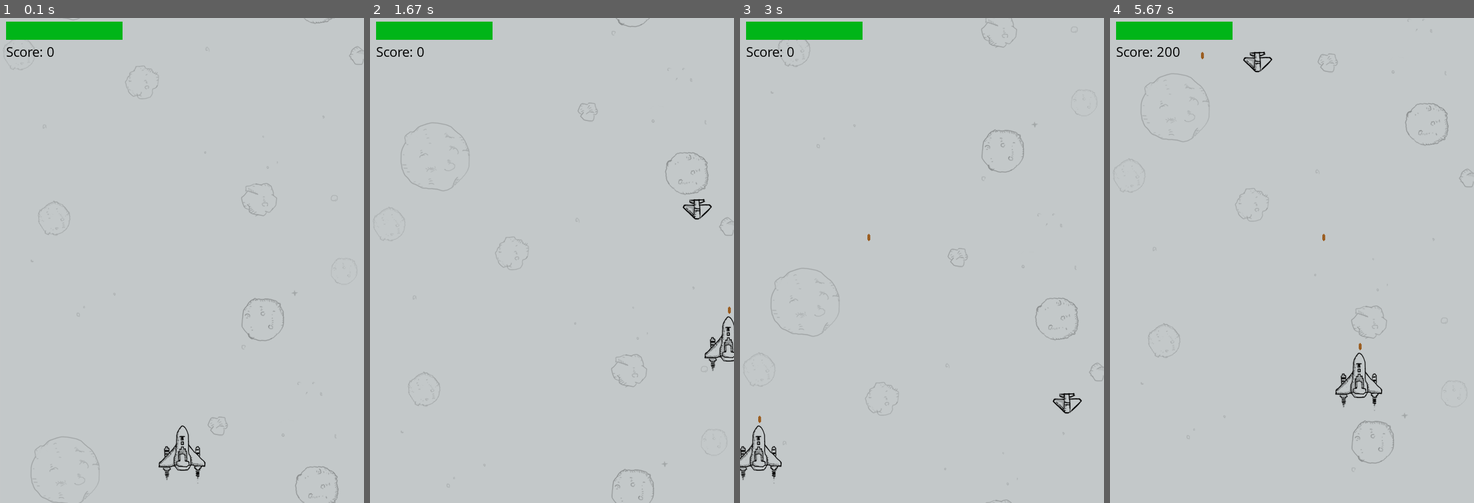
Above: before the commit, frames 1-4 (left to right).
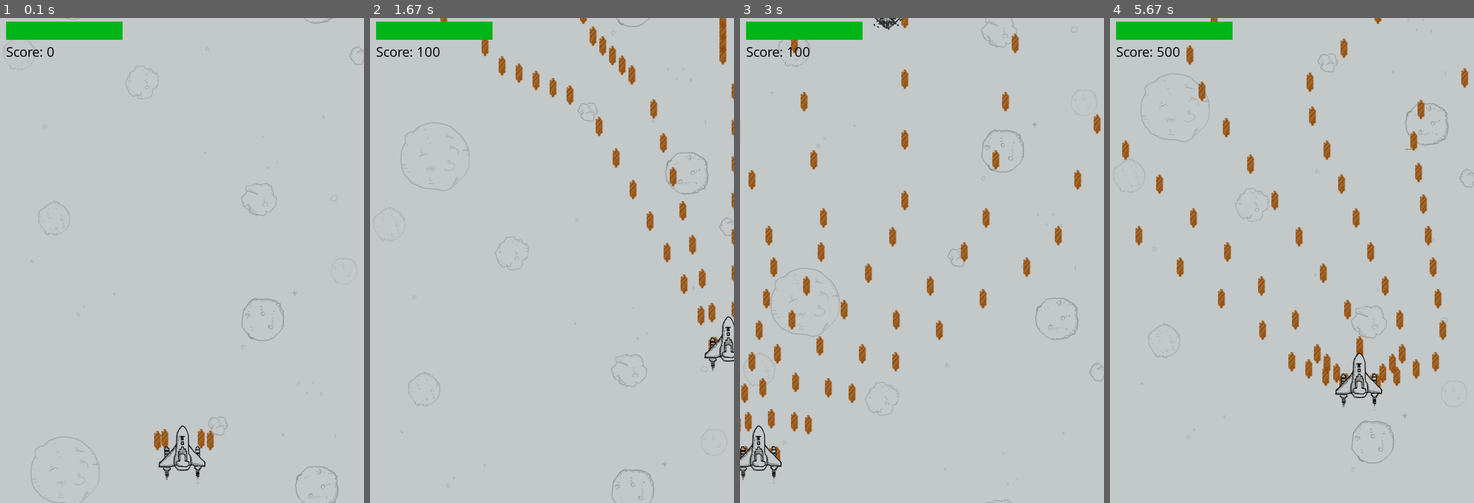
Above: after the commit, the same moments.

Repository: JosephLiu164/My_Pygame
Game: pygame game, started from main.py
Two runs of this game, one before a commit and one after it. Both use one fixed random seed, a clock stepped at 60 frames per second and the inputs below.
Inputs:
- Up to frame 1 (0.1 s): no input
- Up to frame 2 (1.67 s): hold Right 0.33-0.8 s; hold Up 0.83-1.13 s; hold Right 1.17-1.63 s
- Up to frame 3 (3 s): hold Left 1.67-2.2 s; hold Down 2.23-2.53 s; hold Left 2.57-2.97 s
- Up to frame 4 (5.67 s): hold Up 3-3.37 s; hold Right 3.4-4.03 s; hold Down 4.07-4.43 s; hold Left 4.47-4.93 s; hold Right 4.97-5.43 s; hold Up from 5.47 s (still down)

The runs differ from the first frame. In frame 1, 0.3% of the frame differs, in the area x 42-59%, y 84-90%; in frame 2, 2.3%; in frame 3, 3.5%; in frame 4, 3.7%, in the area x 3-99%, y 0-78%.

Commit message:
1. Added the supply of life recovering

Diff:
--- a/bullet.py
+++ b/bullet.py
@@ -33,7 +33,6 @@
 
 # =============enemy bullets==============
 class EnemyBullet1(pygame.sprite.Sprite, Bullet):
-    shooting_interval = 100
 
     def __init__(self):
         pygame.sprite.Sprite.__init__(self)
@@ -46,7 +45,6 @@
 
 # =============enemy bullets================
 class EnemyBullet2(pygame.sprite.Sprite, Bullet):
-    shooting_interval = 100
 
     def __init__(self):
         pygame.sprite.Sprite.__init__(self)
--- a/enemy.py
+++ b/enemy.py
@@ -14,10 +14,10 @@
         else:
             self.reset()
 
-
 # ====================Define the small enemy plane behaviors====================
 class SmallEnemy(pygame.sprite.Sprite, Enemy):  # Inheriting from Sprite class
-    energy = 1
+    initial_energy = 1
+    upgraded_energy = 1
 
     def __init__(self, bg_size):
         pygame.sprite.Sprite.__init__(self)
@@ -36,7 +36,7 @@
         # Define the initializing position
         # ensuring that the enemy plane won't appear in the very beginning
 
-        self.energy = SmallEnemy.energy
+        self.energy = SmallEnemy.initial_energy
         self.crashing_power = 30 # The damage cause to my plane when it is hit by my plane directly
         self.destroy_score = 100
         self.hit = False
@@ -48,11 +48,12 @@
                                          randint(-800, 0))  # The spot where the plane appears
         self.active = True  # Reset the alive status. The same for the rest.
         self.hit = False
-        self.energy = SmallEnemy.energy
+        self.energy = SmallEnemy.upgraded_energy
 
 
 class SmallEnemy2(pygame.sprite.Sprite, Enemy):
-    energy = 1
+    initial_energy = 1
+    upgraded_energy = 1
 
     def position(self):
         horizontal_distance = randint(400, 800)
@@ -78,7 +79,7 @@
         # Define the initializing position
         # ensuring that the enemy plane won't appear in the very beginning
 
-        self.energy = SmallEnemy2.energy
+        self.energy = SmallEnemy2.initial_energy
         self.crashing_power = 45
         self.destroy_score = 200
         self.hit = False
@@ -90,13 +91,16 @@
             self.init_position_left, self.init_position_top = self.position()
         self.active = True  # Reset the alive status. The same for the rest.
         self.hit = False
-        self.energy = SmallEnemy2.energy
+        self.energy = SmallEnemy.upgraded_energy
 
 
 # ====================Define the mid enemy behaviors====================
 class MidEnemy(pygame.sprite.Sprite, Enemy):
-    energy = 5
     shooting_time_index = 0
+    initial_shooting_interval = 100
+    upgraded_shooting_interval = 100
+    initial_energy = 5
+    upgraded_energy = 5
 
     def __init__(self, bg_size):
         pygame.sprite.Sprite.__init__(self)
@@ -113,11 +117,12 @@
         self.speed = 2  # Slower than the small size enemy
         self.rect.left, self.rect.top = (randint(0, self.bg_width - self.rect.width),
                                          randint(-1400, -600))  # The spot where the plane appears
-        self.energy = MidEnemy.energy
         self.supply = self.generate_supply()
         self.bullet = bullet.EnemyBullet1
         self.crashing_power = 60
         self.destroy_score = 700
+        self.energy = MidEnemy.initial_energy
+        self.shooting_interval = MidEnemy.initial_shooting_interval
         self.active = True
         self.hit = False
 
@@ -127,7 +132,8 @@
 
         self.active = True
         self.hit = False
-        self.energy = MidEnemy.energy
+        self.energy = MidEnemy.upgraded_energy
+        self.shooting_interval = MidEnemy.upgraded_shooting_interval
 
     def generate_supply(self):  # middle enemy has several bullet supplies when generated
         random_supply = randint(0, 100)
@@ -141,8 +147,11 @@
 
 # ====================Define the big enemy behaviors====================
 class BigEnemy(pygame.sprite.Sprite, Enemy):
-    energy = 10
     shooting_time_index = 0
+    initial_shooting_interval = 100
+    upgraded_shooting_interval = 100
+    initial_energy = 10
+    upgraded_energy = 10
 
     def __init__(self, bg_size):
         pygame.sprite.Sprite.__init__(self)
@@ -161,7 +170,8 @@
         self.rect = self.images[0].get_rect()
         self.bg_width, self.bg_height = bg_size[0], bg_size[1]
         self.speed = 2
-        self.energy = BigEnemy.energy
+        self.energy = BigEnemy.initial_energy
+        self.shooting_interval = BigEnemy.initial_shooting_interval
         self.rect.left, self.rect.top = (randint(0, self.bg_width - self.rect.width),
                                          randint(-1600, -1200))  # The spot where the plane appears
         # To ensure that the enemy plane won't appear from the very beginning
@@ -172,6 +182,7 @@
         self.supply = self.generate_supply()
         self.crashing_power = 90
         self.destroy_score = 1500
+
 
     def generate_supply(self):  # Big enemy has several supplies when generated
         random_supply = randint(0, 100)
@@ -185,5 +196,6 @@
                                          randint(-1600, -1200))  # The spot where the plane appears
         self.active = True
         self.hit = False
-        self.energy = BigEnemy.energy
+        self.energy = BigEnemy.upgraded_energy
+        self.shooting_interval = BigEnemy.upgraded_shooting_interval
         self.generate_supply()
--- a/main.py
+++ b/main.py
@@ -210,7 +210,7 @@
                 me.move(movement_angle, True)
 
             # ==============Game difficulty level================
-            critical_score = 4000 * 3 ** (level-1)
+            critical_score = 3000 * 3 ** (level-1)
             if score >= critical_score:
                 level += 1
                 level_up_sound.play()
@@ -218,13 +218,13 @@
                 add_small_enemies2(small_enemies2, enemies, 2)
                 add_mid_enemies(mid_enemies, enemies, 2)
                 add_big_enemies(big_enemies, enemies, 1)
-                bullet.EnemyBullet1.shooting_interval -= bullet.EnemyBullet1.shooting_interval//4
-                bullet.EnemyBullet2.shooting_interval -= bullet.EnemyBullet2.shooting_interval//4
-                for e in enemies:
-                    e.energy += e.energy *1.3
-
-
-        # ============Set the background to scroll (repeatedly blit same two images)========
+                for i in enemy.Enemy.__subclasses__():
+                    i.upgraded_energy *= 1.2 ** (level - 1)
+                enemy.MidEnemy.upgraded_shooting_interval = int(i.upgraded_shooting_interval*((4/5)**(level-1))+1)
+                enemy.BigEnemy.upgraded_shooting_interval = int(i.upgraded_shooting_interval*((4/5)**(level-1))+1)
+
+
+        # ============Set the background to scroll (repetitively blit same two images)========
         screen.blit(background, (x, y))
         screen.blit(background, (x1, y1))
         y1 += 3
@@ -365,7 +365,7 @@
                 each.move()
                 each.shooting_time_index += 1
                 screen.blit(animation_frame("big_enemy_{}".format(id(each)), each.images, 3), each.rect)
-                if each.shooting_time_index % bullet.EnemyBullet2.shooting_interval == 0:  # Shoot a bullet at a certain interval
+                if each.shooting_time_index % each.shooting_interval == 0:  # Shoot a bullet at a certain interval
                     bullet3_angle = (180/pi)*atan2((each.rect.centery - me.rect.centery),
                                              (me.rect.centerx- each.rect.centerx))
                     enemy_bullets2[enemy_bullet2_index].shoot((each.rect.centerx - 10, each.rect.centery), bullet3_angle)  # Big enemy shooting bullets
@@ -378,7 +378,7 @@
                 each.move()
                 each.shooting_time_index += 1
                 screen.blit(each.image, each.rect)
-                if each.shooting_time_index % bullet.EnemyBullet1.shooting_interval == 0:  # Shoot a bullet at a certain interval
+                if each.shooting_time_index % each.shooting_interval == 0:  # Shoot a bullet at a certain interval
                     enemy_bullets1[enemy_bullet1_index].shoot((each.rect.centerx - 3, each.rect.centery),
                                                   -90)  # Shooting bullets by middle enemy
                     enemy_bullet1_index = (enemy_bullet1_index + 1) % enemy_bullet1_num
--- a/myplane.py
+++ b/myplane.py
@@ -26,7 +26,7 @@
         self.active = True  # Whether the plane is alive or destroyed
         self.invincible = False  # The plane is invincible for 3 seconds when initialized
         self.hit = False
-        self.bullet_level = 1  #Bullet level of my plane
+        self.bullet_level = 10  #Bullet level of my plane
         self.life = 100
 
     # ====================Define the movement of my plane====================
--- a/supply.py
+++ b/supply.py
@@ -1,13 +1,10 @@
 import pygame
-from random import *
-
 
 # ====================Define the bullet upgrading supply====================
-class BulletSupply(pygame.sprite.Sprite):
+
+class Supply():
     def __init__(self):
         pygame.sprite.Sprite.__init__(self)
-
-        self.image = pygame.image.load("image/ufo1.png")
         self.rect = self.image.get_rect()
         self.speed = 5
         self.show = False
@@ -23,22 +20,19 @@
         else:
             self.show = False
 
-class LifeSupply(pygame.sprite.Sprite):
+class BulletSupply(pygame.sprite.Sprite, Supply):
     def __init__(self):
         pygame.sprite.Sprite.__init__(self)
+        self.image = pygame.image.load("image/ufo1.png")
+        Supply.__init__(self)
 
+
+
+
+class LifeSupply(pygame.sprite.Sprite, Supply):
+    def __init__(self):
+        pygame.sprite.Sprite.__init__(self)
         self.image = pygame.image.load("image/life.png")
-        self.rect = self.image.get_rect()
-        self.speed = 5
-        self.show = False
-        self.mask = pygame.mask.from_surface(self.image)
+        Supply.__init__(self)
 
-    def drop(self, position):
-        self.rect.left, self.rect.top = position
-        self.show = True
-
-    def move(self, bg_size):
-        if self.rect.top < bg_size[1]:
-            self.rect.top += self.speed
-        else:
-            self.show = False
+# class Invincible(pygame.sprite.Sprite, Supply):
Binary file changed: image/bullet3.png
